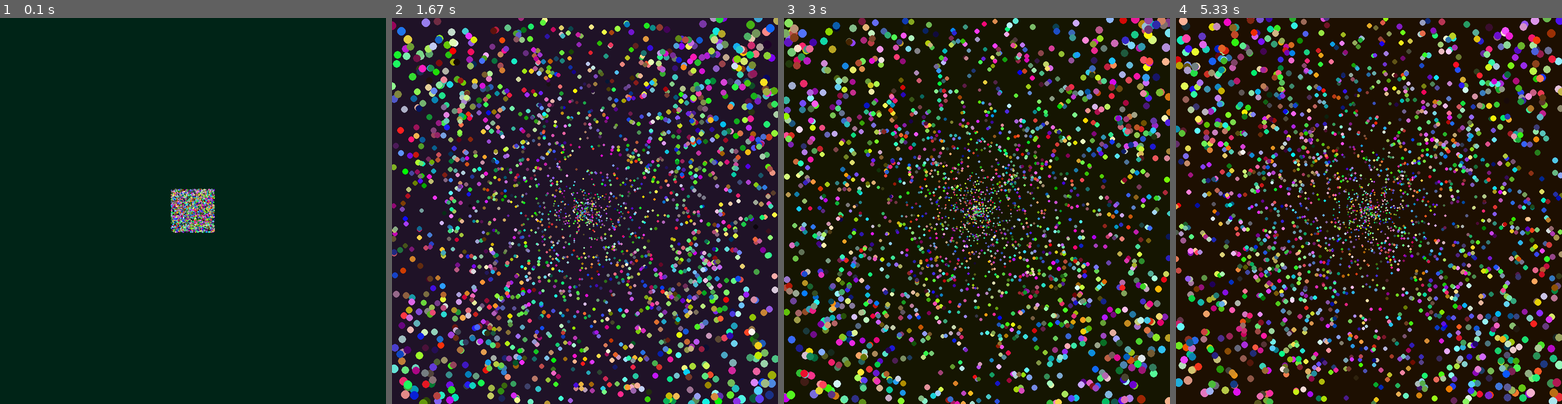
Above: before the commit, frames 1-4 (left to right).
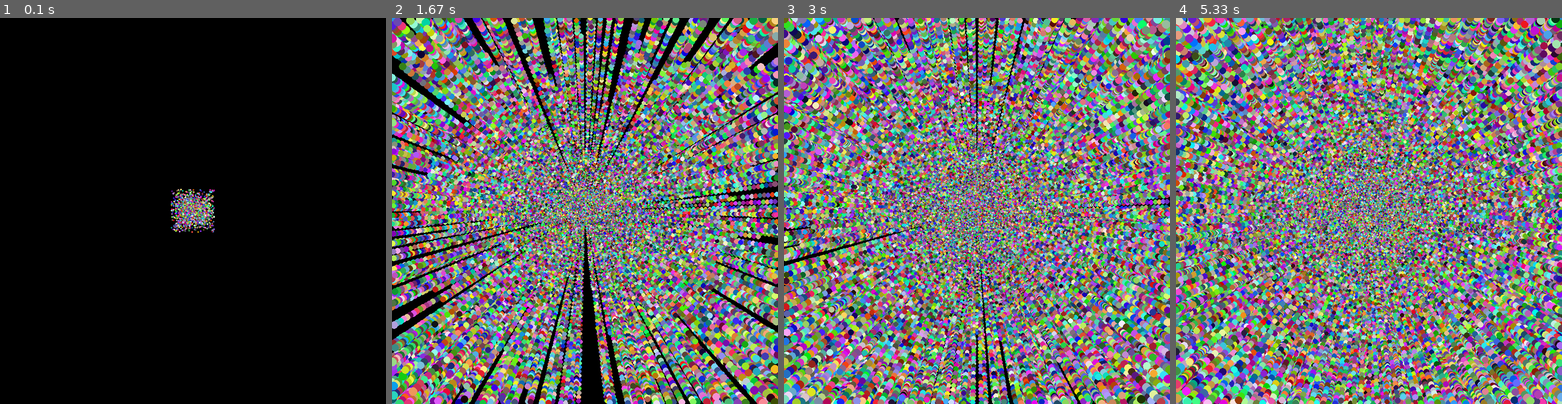
Above: after the commit, the same moments.

Repository: Cryingabriel/python-code
Game: pygame game, started from 1-30-24/1-30-24.py
Two runs of this game, one before a commit and one after it. Both use one fixed random seed, a clock stepped at 60 frames per second and the inputs below.
Inputs:
- Up to frame 1 (0.1 s): no input
- Up to frame 2 (1.67 s): no input
- Up to frame 3 (3 s): no input
- Up to frame 4 (5.33 s): no input

The runs differ from the first frame. In frame 1, 100% of the frame differs, in the area x 0-100%, y 0-100%; in frame 2, 99%; in frame 3, 98%; in frame 4, 100%.

Commit message:
Update 1-30-24.py

Diff:
--- a/1-30-24/1-30-24.py
+++ b/1-30-24/1-30-24.py
@@ -69,7 +69,7 @@
 
 
 
-particles = Particles(450,450,2500)
+particles = Particles(450,450,500)
 pygame.mixer.Sound.play(SAO)
 #time.sleep(2)
 #pygame.mixer.Sound.play(SAO)
@@ -94,7 +94,7 @@
 
 
 	#1.comment out screen.fill and youll see a reference
-	screen.fill((rr(0,55),rr(0,55),rr(0,55)))
+	#screen.fill((rr(0,55),rr(0,55),rr(0,55)))
 
 	particles.update()
 	pygame.display.flip()
